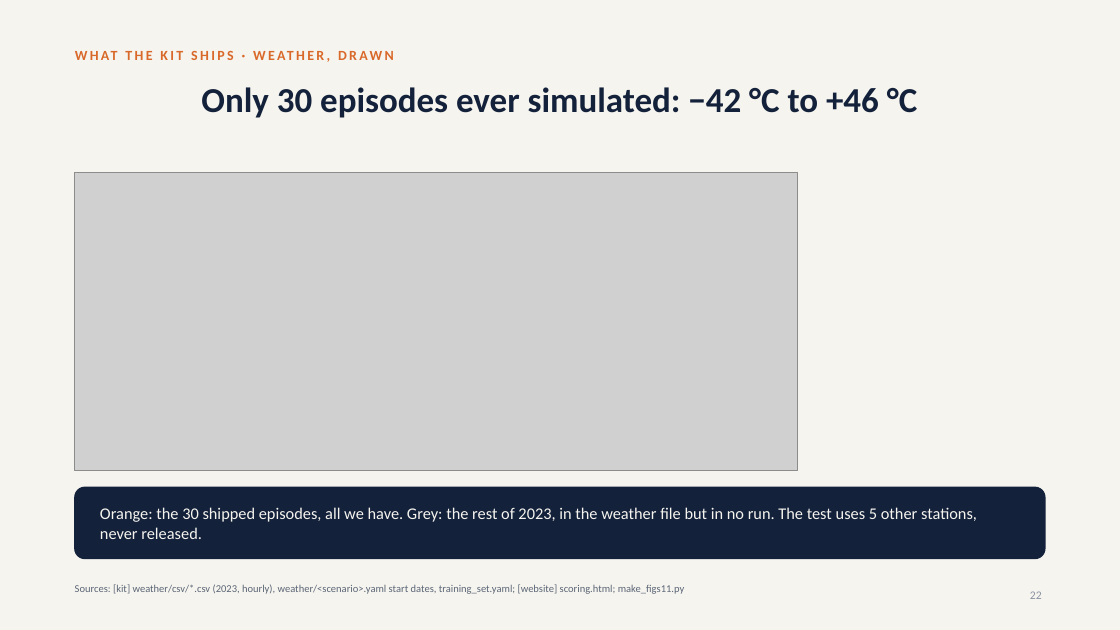
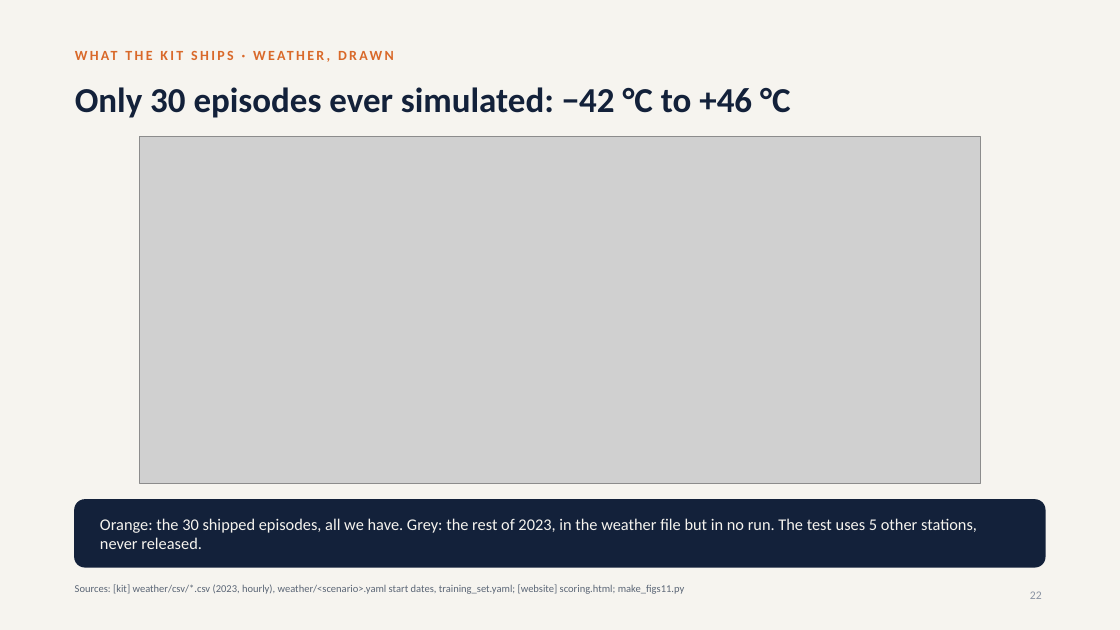
Before and after one commit to srivathsanb14/working-code, a slide deck: slide 22 of docs/One_Controller_for_Every_Building.pptx. Drawn at 1120x630 pixels with LibreOffice and Linux fonts; fonts in the diff are those of the drawing; grey boxes stand for pictures. Boxes give left, top, right and bottom in pixels: in the first picture for what was removed or moved away, otherwise in the second. Text is boxed around its words. In the diff, an @@ line names an element or a change of style, - is before the commit and + after.

```diff
--- a/docs/One_Controller_for_Every_Building.pptx
+++ b/docs/One_Controller_for_Every_Building.pptx
@@ title "Only 30 episodes ever simulated: ..." at [75,87,790,118]: alignment centre to left @@
@@ picture: place and size @@
-picture at [75,172,798,471]
+picture at [139,136,981,483]
@@ rounded rectangle: place and size @@
-rounded rectangle at [75,487,1045,559]
+rounded rectangle at [75,500,1045,567]
@@ rounded rectangle at [75,500,1045,567]: proportions changed @@
@@ text "Orange: the 30 shipped episodes, ...": place and size @@
-text "Orange: the 30 shipped episodes, ..." at [100,507,977,539]
+text "Orange: the 30 shipped episodes, ..." at [100,518,977,549]
```
Also in this commit, not shown: 140 other slides changed, 4 other files.
